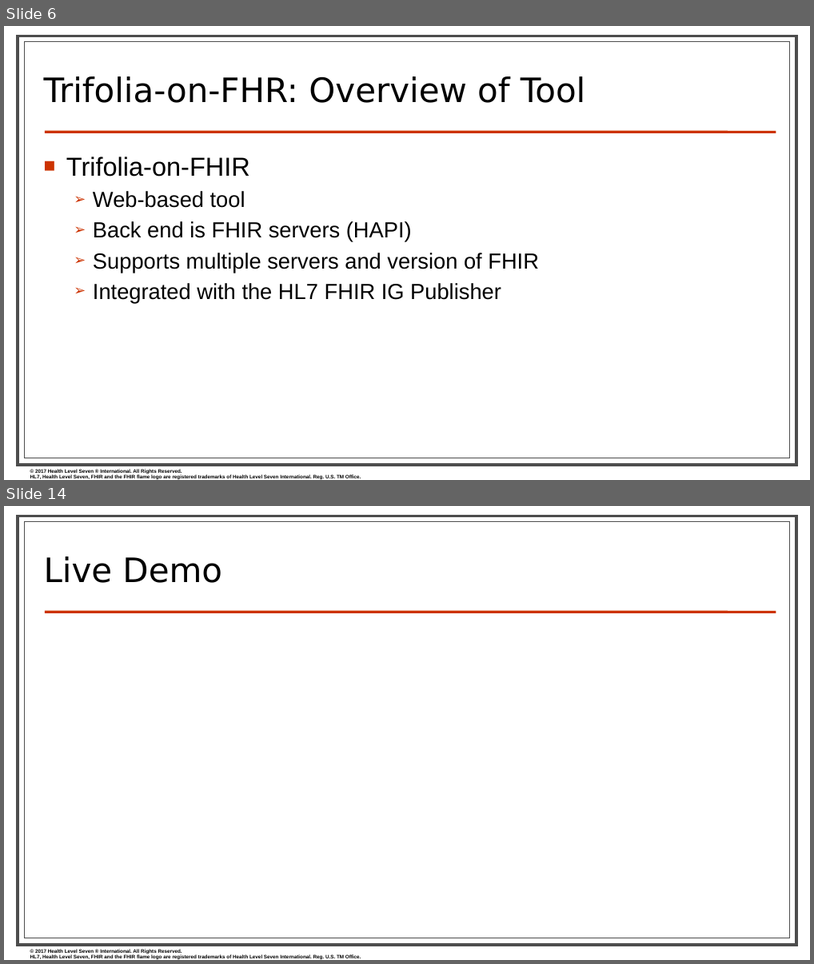
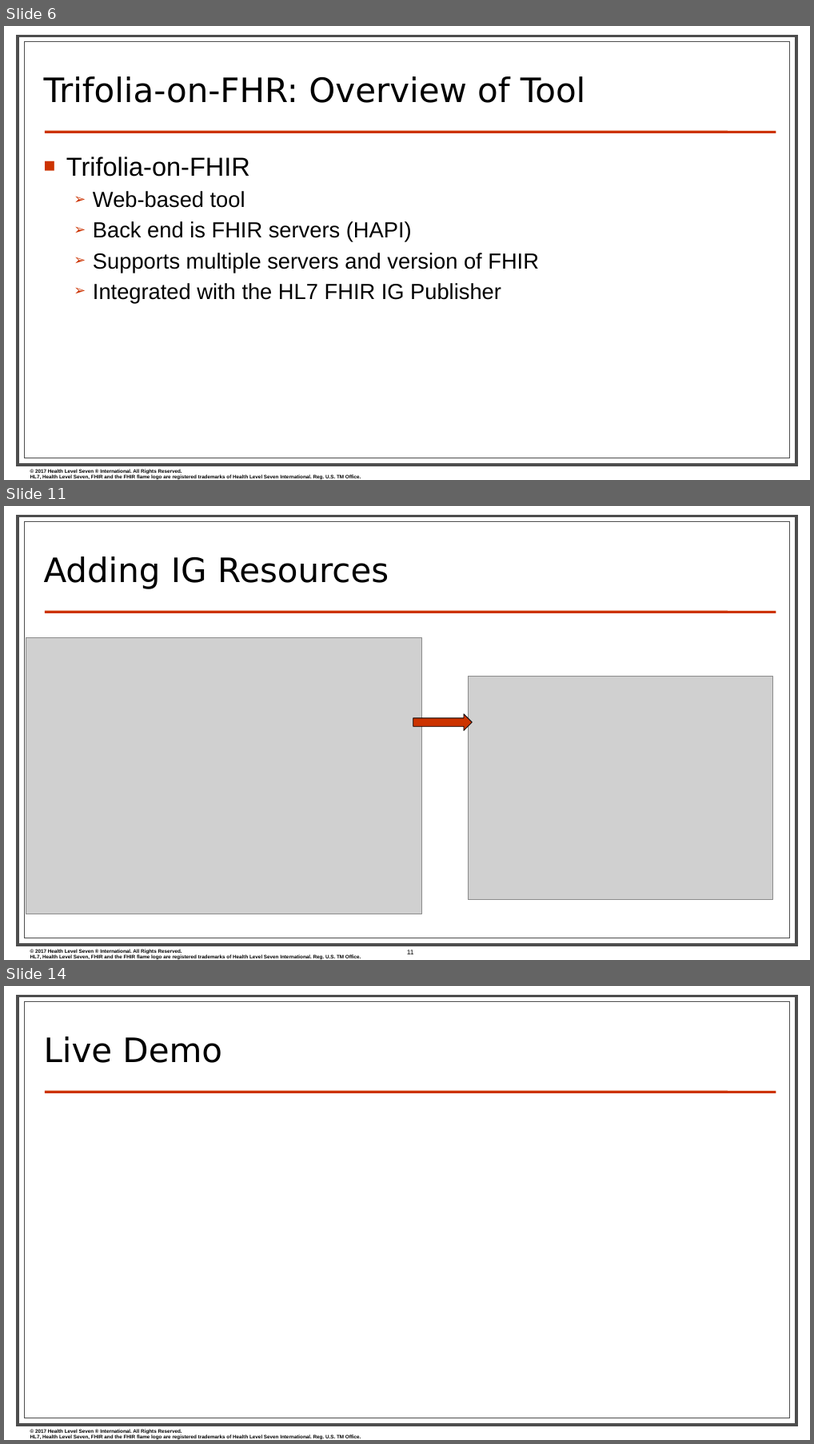
Before and after one commit to FHIR/documents, a slide deck: presentations/2019-09 IG Training/Using Trifolia-on-FHIR to Profile and Create FHIR IGs - Sarah.pptx. Shown one above the other, each under a label of ours: slides 6 and 14 before the commit, slides 6, 11 and 14 after it; the slides between them are not shown. The pictures are 814x964 and 814x1444 pixels, drawn with LibreOffice and Linux fonts; fonts in the diff are those of the drawing; grey boxes stand for pictures; background and template pictures are left out. Boxes give left, top, right and bottom in pixels: in the first picture for what was removed or moved away, otherwise in the second. Text is boxed around its words. In the diff, an @@ line names an element or a change of style, - is before the commit and + after.

```diff
--- a/presentations/2019-09 IG Training/Using Trifolia-on-FHIR to Profile and Create FHIR IGs - Sarah.pptx
+++ b/presentations/2019-09 IG Training/Using Trifolia-on-FHIR to Profile and Create FHIR IGs - Sarah.pptx
@@ slide 11 added at box(4, 506, 810, 960), background #FFFFFF; not listed: 4 template elements that a slide beside it also shows @@
@@ title added at box(44, 556, 389, 589), 40 pt, text #000000 @@
+Adding IG Resources
@@ picture added at box(26, 638, 422, 914) @@
@@ picture added at box(468, 676, 773, 900) @@
@@ right arrow added at box(414, 714, 472, 731), fill #CC3300, outline #000000 0.75 pt @@
@@ page number added at box(407, 949, 414, 954), 8 pt, text #000000 @@
+11
```
Also in this commit, not shown: 5 slides changed, 3 other slides added, 4 slides removed.
